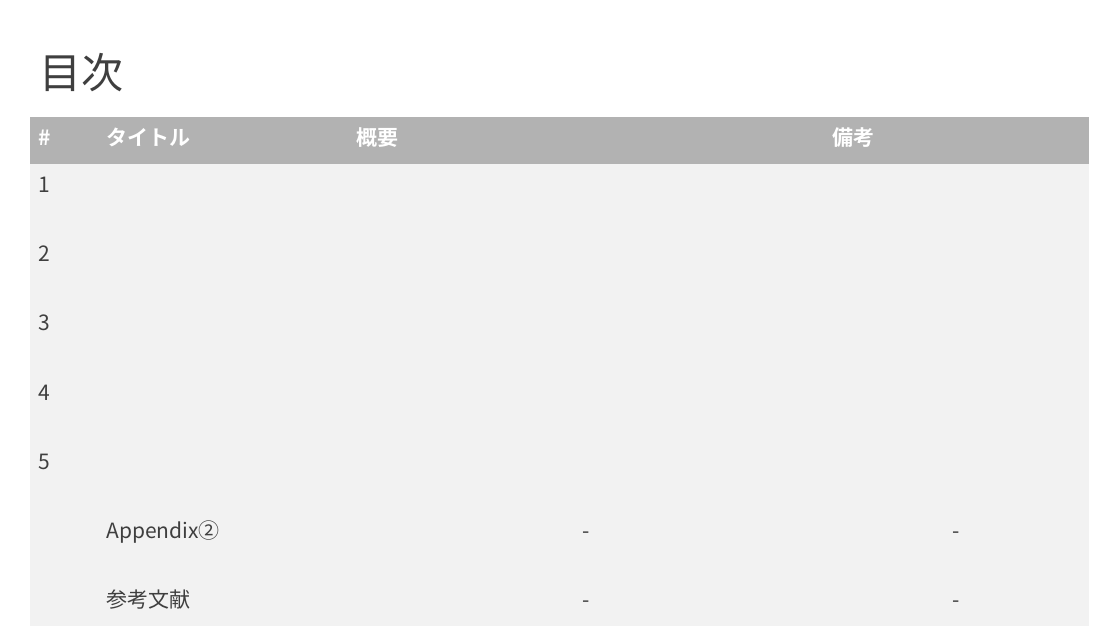
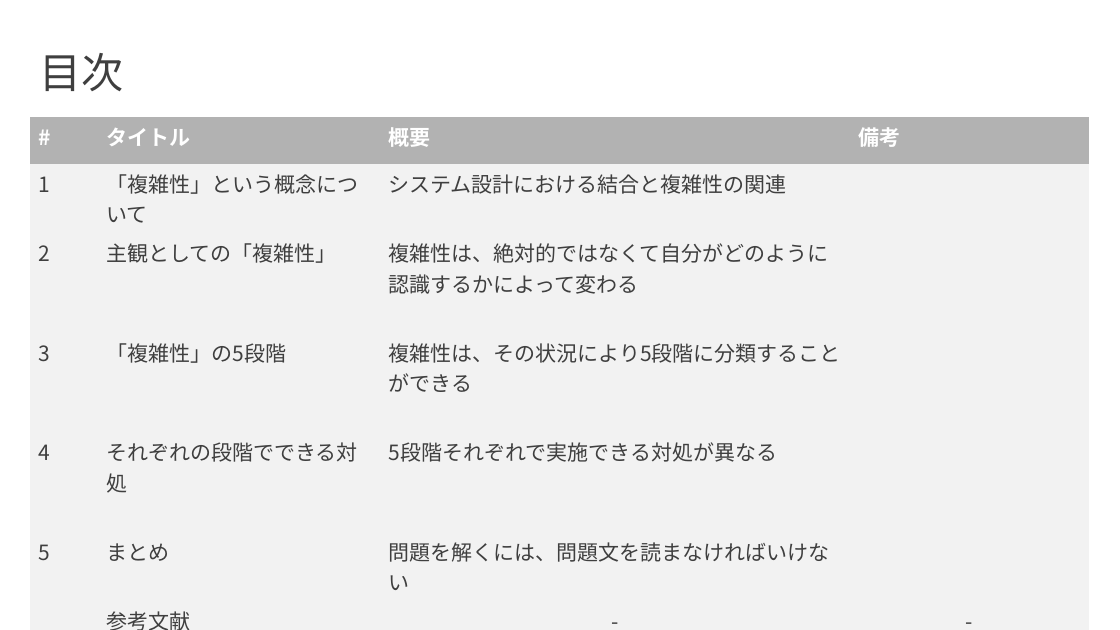
Before and after one commit to hiroki-pixel/tech_it_output_for_LT, a slide deck: slide 2 of Design/複雑性_5分類とそれぞれで可能な対処について.pptx. Drawn at 1120x630 pixels with LibreOffice and Linux fonts; fonts in the diff are those of the drawing. Boxes give left, top, right and bottom in pixels: in the first picture for what was removed or moved away, otherwise in the second. Text is boxed around its words. In the diff, an @@ line names an element or a change of style, - is before the commit and + after.

```diff
--- a/Design/複雑性_5分類とそれぞれで可能な対処について.pptx
+++ b/Design/複雑性_5分類とそれぞれで可能な対処について.pptx
@@ table at bbox=[29, 118, 1089, 630] @@
-row 2: 1 |  |  | 
-row 3: 2 |  |  | 
-row 4: 3 |  |  | 
-row 5: 4 |  |  | 
-row 6: 5 |  |  | 
-row 7:  | Appendix② | - | -
+row 2: 1 | 「複雑性」という概念について | システム設計における結合と複雑性の関連 | 
+row 3: 2 | 主観としての「複雑性」 | 複雑性は、絶対的ではなくて自分がどのように認識するかによって変わる | 
+row 4: 3 | 「複雑性」の5段階 | 複雑性は、その状況により5段階に分類することができる | 
+row 5: 4 | それぞれの段階でできる対処 | 5段階それぞれで実施できる対処が異なる | 
+row 6: 5 | まとめ | 問題を解くには、問題文を読まなければいけない | 
```
Also in this commit, not shown: 1 slide added.
